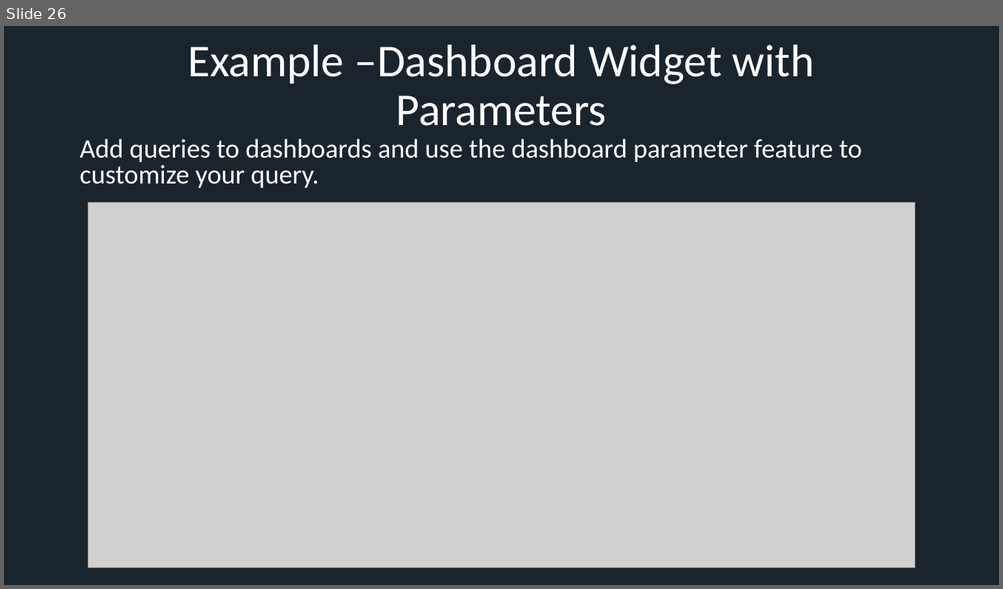
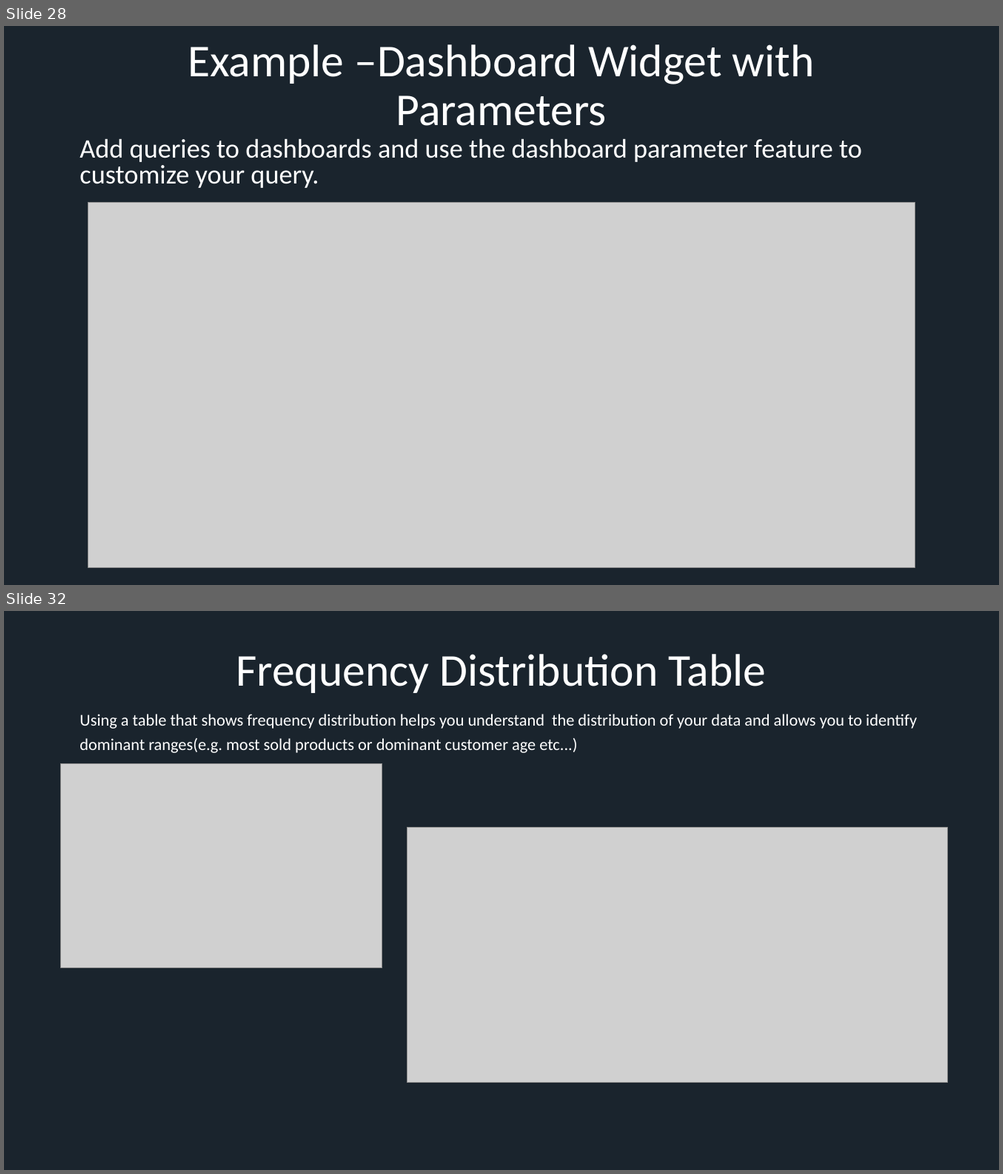
Before and after one commit to xresch/EngineeredMonitoringPlatform, a slide deck: EngineeredMonitoringPlatform/docs/EMP_PresentationSlides.pptx. Shown one above the other, each under a label of ours: slide 26 before the commit, slides 28 and 32 after it; the slides between them are not shown. The pictures are 1003x589 and 1003x1174 pixels, drawn with LibreOffice and Linux fonts; fonts in the diff are those of the drawing; grey boxes stand for pictures. Boxes give left, top, right and bottom in pixels: in the first picture for what was removed or moved away, otherwise in the second. Text is boxed around its words. In the diff, an @@ line names an element or a change of style, - is before the commit and + after.

```diff
--- a/EngineeredMonitoringPlatform/docs/EMP_PresentationSlides.pptx
+++ b/EngineeredMonitoringPlatform/docs/EMP_PresentationSlides.pptx
@@ slide 32 added at (4, 611, 999, 1170), background #1A242D @@
@@ title added at (236, 654, 766, 693), 44 pt, text #FFFFFF @@
+Frequency Distribution Table
@@ text added at (79, 714, 916, 753), 16 pt, text #FFFFFF @@
+Using a table that shows frequency distribution helps you understand the distribution of your data and allows you to identify dominant ranges(e.g. most sold products or dominant customer age etc...)
@@ picture added at (61, 764, 381, 969) @@
@@ picture added at (407, 827, 947, 1082) @@
@@ what was slide 26 is now slide 28 @@
```
Also in this commit, not shown: 1 slide changed, 12 other slides added, 2 slides removed.
